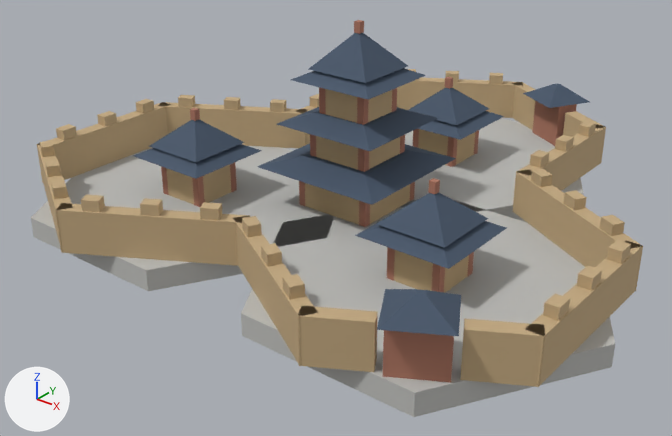
One commit to the glTF model SanguoSLG.Game/assets/models/castle-medium.glb: the scene before it, then after it.
Before and after are seen from a camera (50 mm lens) standing at (2.91, -3.83, 2.35) and looking at (-0.05, -0.13, 0.05). The lights are fixed; the arrows at lower left show +X, +Y and +Z. The older version comes first. Where no turn or scale is listed for an object, it has been applied to the vertices.

Objects in the first picture: 'b0_eave0', 'platform0', 'platform1', 'platform2', 'wall11', 'wall4', 'wall5', 'wall6', 'wall7_-1', 'wall7_1', 'wall8', 'wall9' and 74 more.
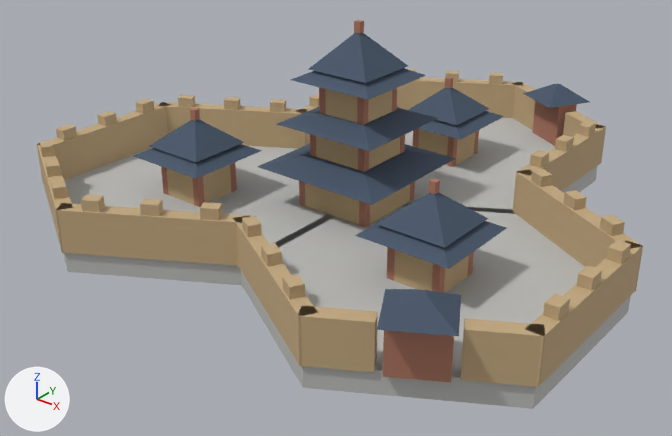
Pixel boxes (x1, y1, x2, y2) of what changed, in the pictures (672 x 436 px):
'platform1', turned: before (241, 201, 615, 417); after (241, 203, 631, 409)
'platform2', turned: before (31, 146, 334, 291); after (63, 146, 335, 285)
'platform0', turned: before (401, 118, 584, 222); after (402, 118, 598, 214)

The change, as a diff of the scene's bpy script:
```diff
--- a/SanguoSLG.Game/assets/models/castle-medium.glb.py
+++ b/SanguoSLG.Game/assets/models/castle-medium.glb.py
@@ ob_platform0 @@
 ob_platform0.location = (0.0, 0.92, 0.06)
-ob_platform0.rotation_euler = (0.0, 0.0, 1.571)  # degrees (0, 0, 90)
@@ ob_platform1 @@
 ob_platform1.location = (0.797, -0.46, 0.06)
-ob_platform1.rotation_euler = (0.0, 0.0, 1.571)  # degrees (0, 0, 90)
@@ ob_platform2 @@
 ob_platform2.location = (-0.797, -0.46, 0.06)
-ob_platform2.rotation_euler = (0.0, 0.0, 1.571)  # degrees (0, 0, 90)
```
